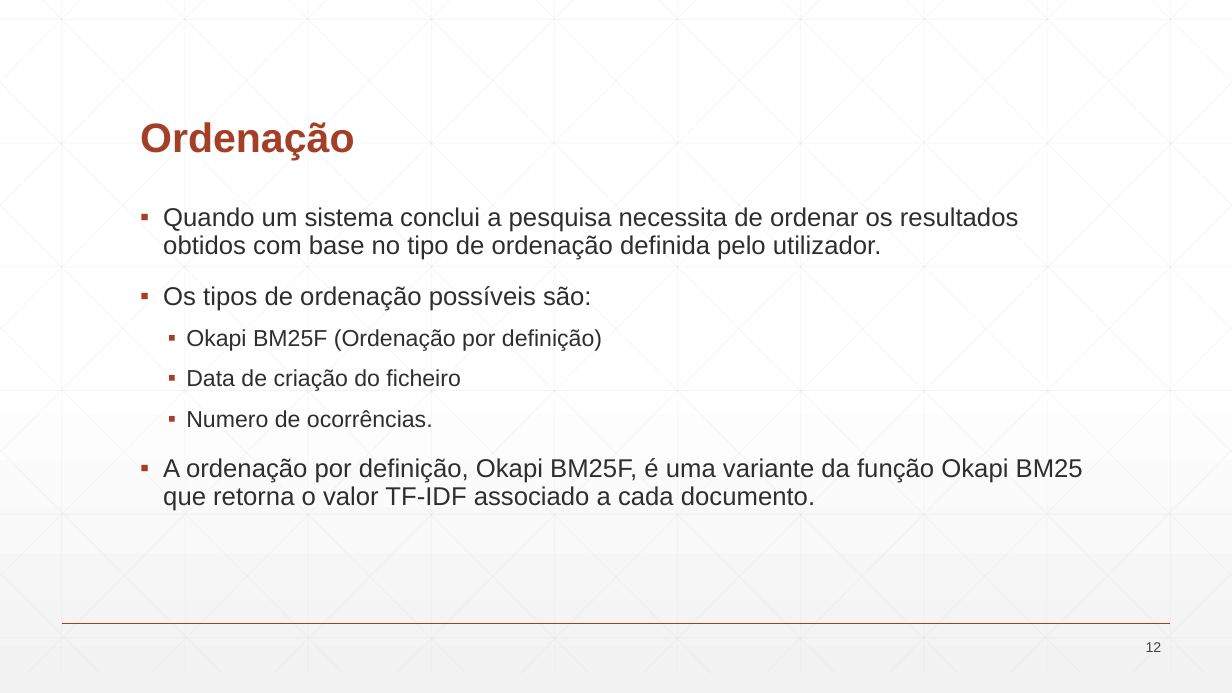
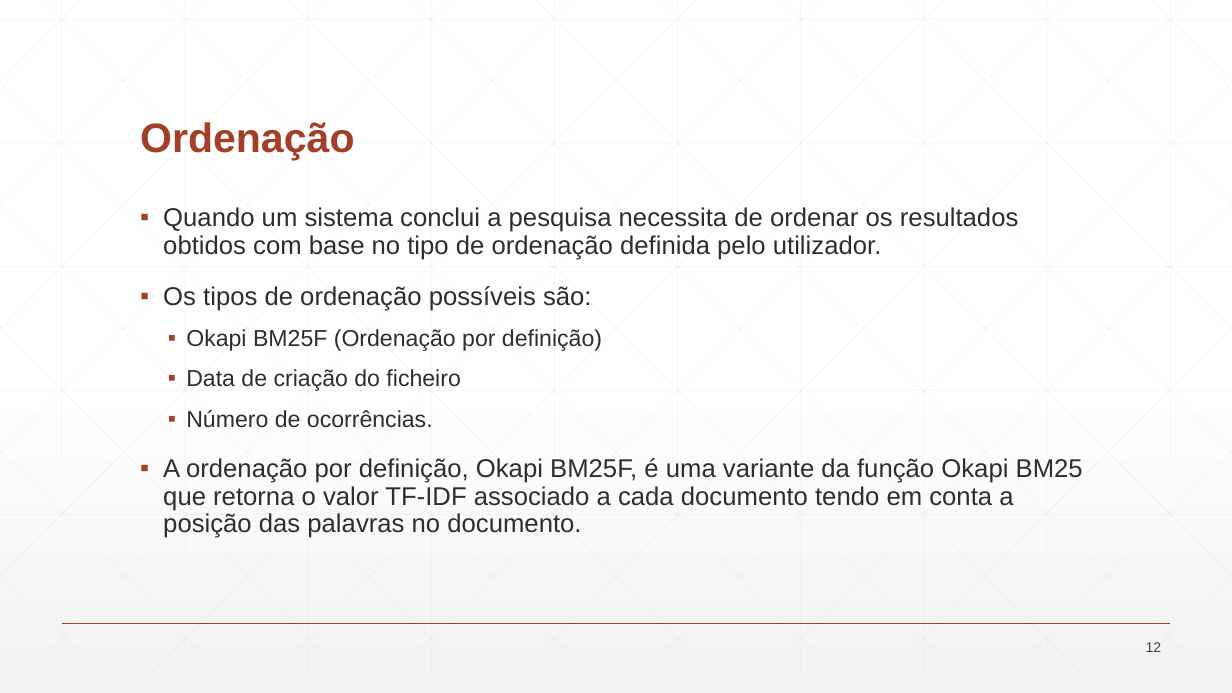
Before and after one commit to Rajang21/Projeto-Final, a slide deck: slide 12 of Apresentacao_Final.pptx. Drawn at 1232x693 pixels with LibreOffice and Linux fonts; fonts in the diff are those of the drawing. Boxes give left, top, right and bottom in pixels: in the first picture for what was removed or moved away, otherwise in the second. Text is boxed around its words. In the diff, an @@ line names an element or a change of style, - is before the commit and + after.

```diff
--- a/Apresentacao_Final.pptx
+++ b/Apresentacao_Final.pptx
@@ text at box(163, 410, 1083, 538): text changed @@
-  ▪ Numero de ocorrências.
-▪ A ordenação por definição, Okapi BM25F, é uma variante da função Okapi BM25 que retorna o valor TF-IDF associado a cada documento.
+  ▪ Número de ocorrências.
+▪ A ordenação por definição, Okapi BM25F, é uma variante da função Okapi BM25 que retorna o valor TF-IDF associado a cada documento tendo em conta a posição das palavras no documento.
```
Also in this commit, not shown: 3 other slides changed, 2 slides added, 1 slide removed.
